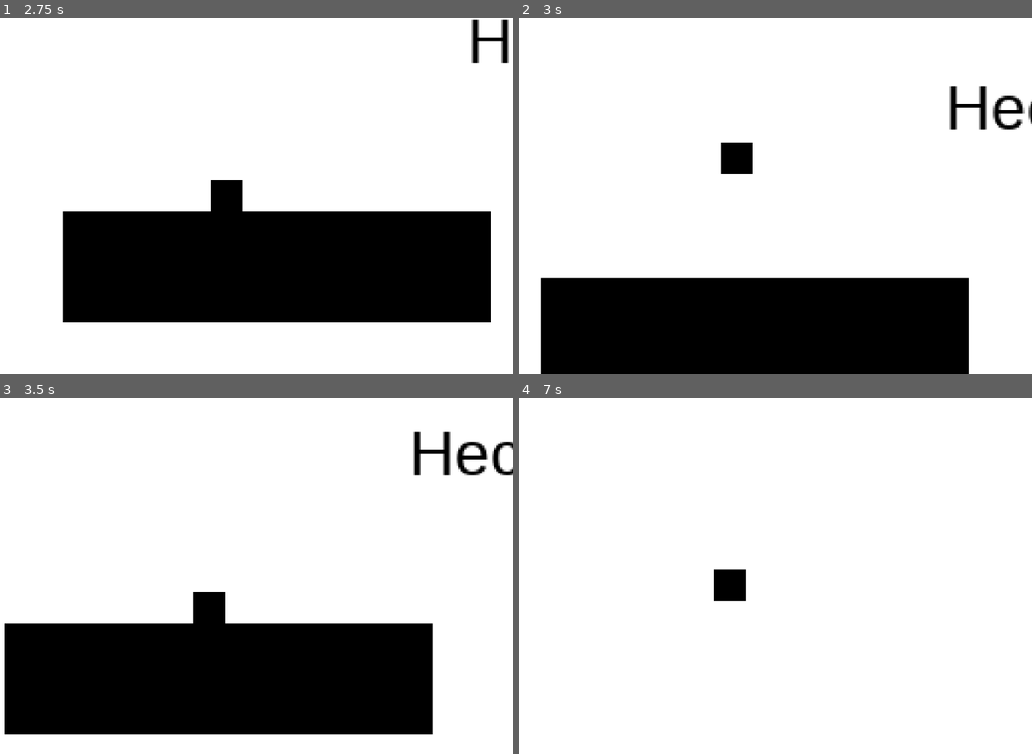
Above: before the commit, frames 1-4 (two rows, left to right).
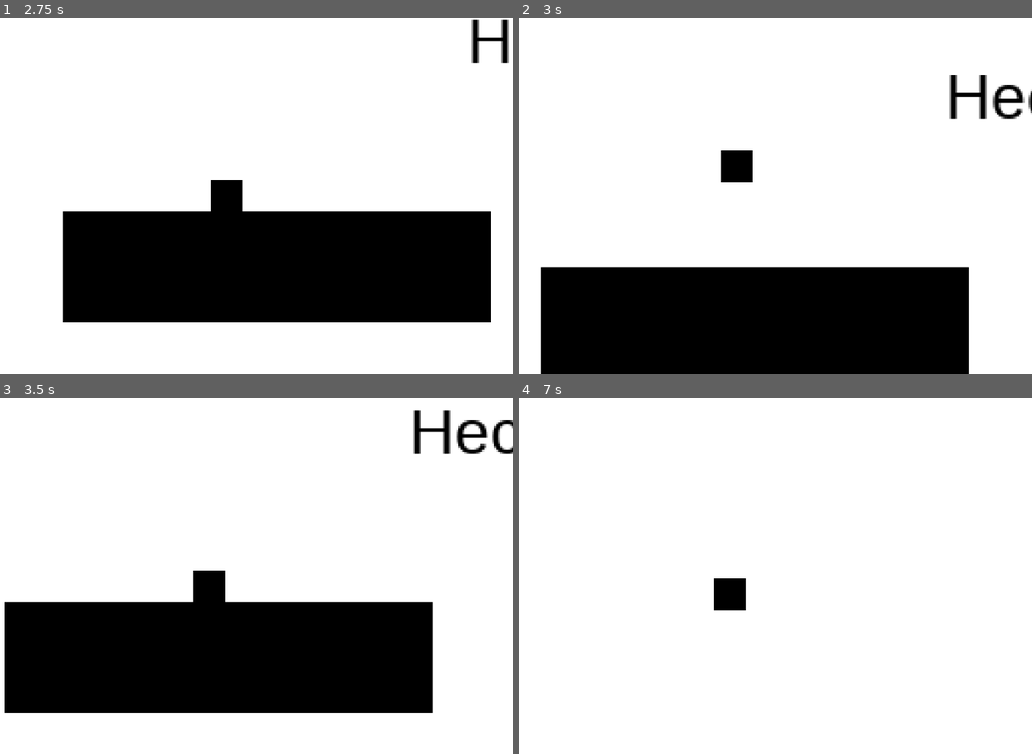
Above: after the commit, the same moments.

Repository: Anonymouqs/SquareStuff
Game: Godot game, scene res://levels/test/simple_level_1.tscn
Two runs of this game, one before a commit and one after it. Both use one fixed random seed, a clock stepped at 60 frames per second and the inputs below. The project has no main scene, so this scene is started directly.
Inputs (mouse positions are in pixels of both pictures, inside the frame that each line leads up to):
- Up to frame 1 (2.75 s): tap Enter at 0.5 s; move the mouse to (343, 178) at 0.52 s; hold Right (ui_right) 0.53-1.28 s; move the mouse to (87, 213) at 1.27 s; hold Left (ui_left) 1.28-2.03 s; move the mouse to (271, 117) at 2.02 s; hold Right (ui_right) from 2.03 s (still down)
- Up to frame 2 (3 s): move the mouse to (698, 267) at 2.77 s; release Right (ui_right) at 2.78 s; hold Up (ui_up) from 2.78 s (still down)
- Up to frame 3 (3.5 s): keep holding Up (ui_up)
- Up to frame 4 (7 s): move the mouse to (908, 629) at 3.52 s; release Up (ui_up) at 3.53 s; hold Left (ui_left) 3.53-5.78 s; move the mouse to (544, 522) at 4.27 s; move the mouse to (760, 576) at 5.02 s; move the mouse to (636, 487) at 5.77 s; hold Right (ui_right) 5.78-6.53 s; tap Space at 6.5 s; move the mouse to (862, 558) at 6.52 s; hold Up (ui_up) from 6.53 s (still down)

Frame 1 is identical in both runs. In frame 2, 3.9% of the frame differs, in the area x 4-100%, y 16-74%; in frame 3, 12%, in the area x 0-100%, y 3-95%; in frame 4, 0.4%.

Commit message:
initial text animaiton

Diff:
--- a/entity/pc/player/player.gd
+++ b/entity/pc/player/player.gd
@@ -3,7 +3,7 @@
 export var accleration = 0.2
 export var deceleration = 0.1
 export var gravity = 10 #between 1 and 0, uses lerp
-export var jump_speed = 200
+export var jump_speed = 175
 # Declare member variables here. Examples:
 
 func _ready():
--- a/levels/test/simple_level_1.tscn
+++ b/levels/test/simple_level_1.tscn
@@ -1,10 +1,25 @@
-[gd_scene load_steps=6 format=2]
+[gd_scene load_steps=7 format=2]
 
 [ext_resource path="res://map/blocks/basic_platform.tscn" type="PackedScene" id=1]
 [ext_resource path="res://map/blocks/faith_platform/faith_platform.tscn" type="PackedScene" id=2]
 [ext_resource path="res://entity/pc/player/player.tscn" type="PackedScene" id=3]
 [ext_resource path="res://themes/elysium.tres" type="Theme" id=4]
 [ext_resource path="res://fonts/imported/liberation_sans_reg.tres" type="DynamicFont" id=5]
+
+[sub_resource type="Animation" id=1]
+resource_name = "dialogue"
+tracks/0/type = "value"
+tracks/0/path = NodePath("Label:text")
+tracks/0/interp = 1
+tracks/0/loop_wrap = true
+tracks/0/imported = false
+tracks/0/enabled = true
+tracks/0/keys = {
+"times": PoolRealArray(  ),
+"transitions": PoolRealArray(  ),
+"update": 1,
+"values": [  ]
+}
 
 [node name="Node2D" type="Node2D"]
 
@@ -53,6 +68,9 @@
 custom_colors/font_color = Color( 0, 0, 0, 1 )
 text = "Heck reee"
 
+[node name="AnimationPlayer" type="AnimationPlayer" parent="Node2D"]
+anims/dialogue = SubResource( 1 )
+
 [editable path="terrain/faith_platform"]
 
 [editable path="terrain/faith_platform2"]
